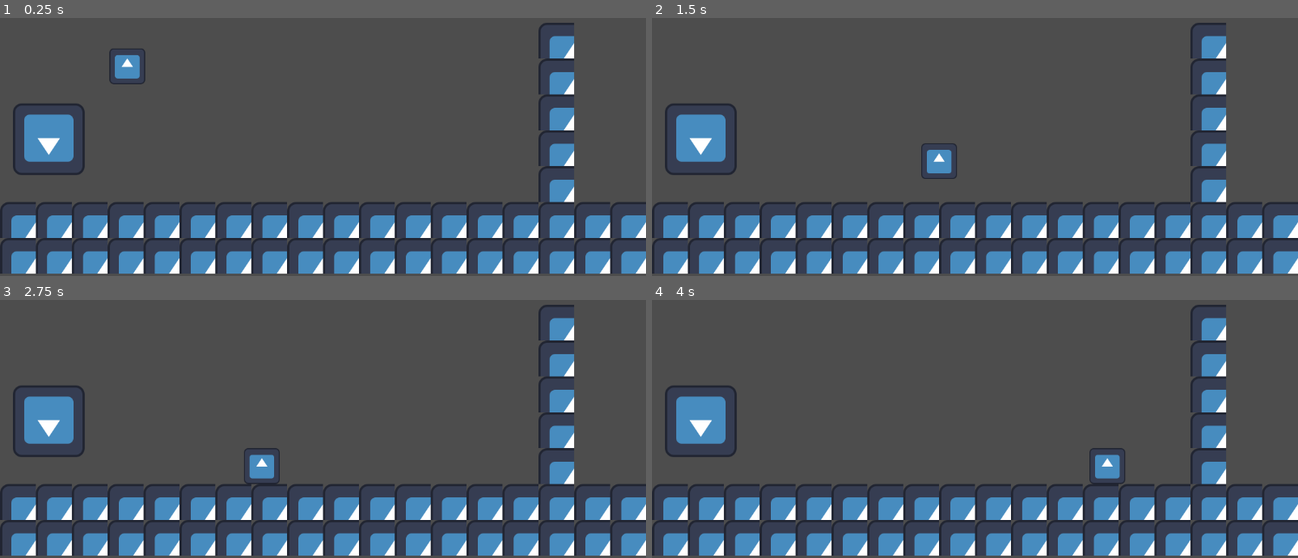
Above: before the commit, frames 1-4 (two rows, left to right).
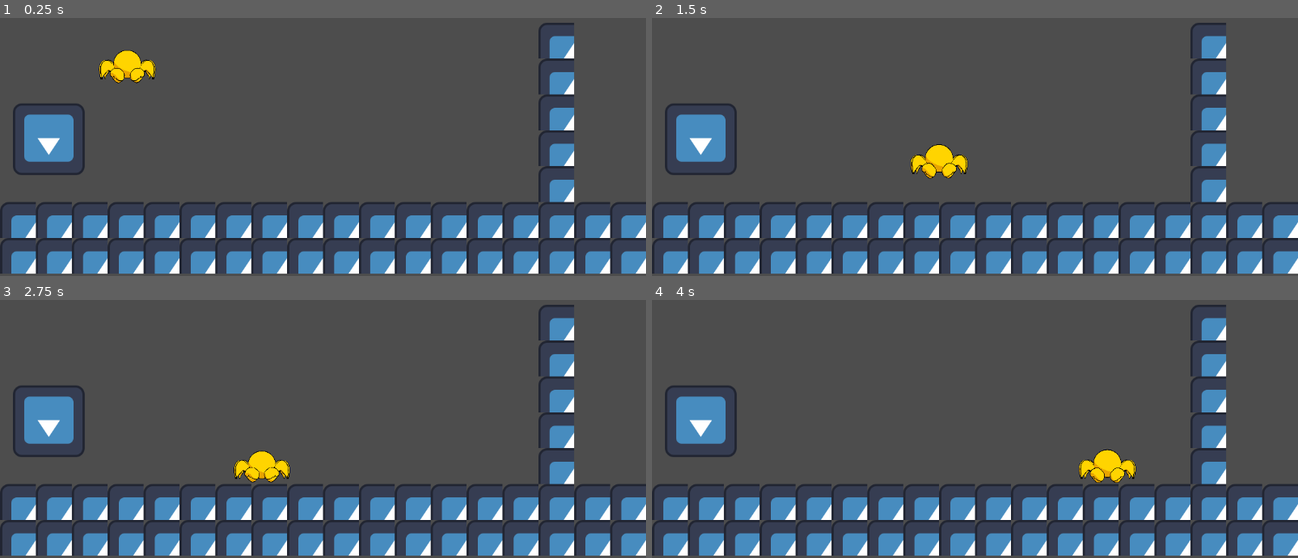
Above: after the commit, the same moments.

Repository: Will-Cupa/curvy-blast
Game: Godot game, scene res://scenes/tutoriel.tscn
Two runs of this game, one before a commit and one after it. Both use one fixed random seed, a clock stepped at 60 frames per second and the inputs below. The engine's default icon, where the game draws it, is replaced by a stand-in: a white triangle on a blue panel in a dark square.
Inputs:
- Up to frame 1 (0.25 s): no input
- Up to frame 2 (1.5 s): tap Enter (ui_accept) at 0.5, 0.77 s; hold Right (ui_right) from 0.53 s (still down)
- Up to frame 3 (2.75 s): tap Enter (ui_accept) at 1.52 s; release Right (ui_right) at 2.03 s; hold Left (ui_left) from 2.03 s (still down)
- Up to frame 4 (4 s): release Left (ui_left) at 2.78 s; hold Right (ui_right) from 2.78 s (still down); tap Enter (ui_accept) at 3.02, 3.77 s

The runs differ from the first frame. In frame 1, 0.8% of the frame differs, in the area x 15-25%, y 11-26%; in frame 2, 0.8%, in the area x 40-49%, y 48-63%; in frame 3, 0.8%; in frame 4, 0.8%.

Commit message:
animations

Diff:
--- a/curvy-blast-the-game/scenes/player.tscn
+++ b/curvy-blast-the-game/scenes/player.tscn
@@ -1,24 +1,97 @@
-[gd_scene load_steps=5 format=3 uid="uid://cjyn8on0dme0a"]
+[gd_scene load_steps=30 format=3 uid="uid://cjyn8on0dme0a"]
 
 [ext_resource type="Script" path="res://scripts/player.gd" id="1_dt2iw"]
-[ext_resource type="Texture2D" uid="uid://b6tvn3hbwbx6f" path="res://assets/icon.svg" id="1_gky4p"]
+[ext_resource type="Texture2D" uid="uid://dapk0j0uokqts" path="res://assets/launch/0001.png" id="2_q5oh0"]
+[ext_resource type="Texture2D" uid="uid://lp8qn718gske" path="res://assets/launch/0002.png" id="3_5bc4c"]
+[ext_resource type="Texture2D" uid="uid://sk40vcrtvvnq" path="res://assets/launch/0003.png" id="4_4lm52"]
+[ext_resource type="Texture2D" uid="uid://ibgojsch4yg8" path="res://assets/launch/0004.png" id="5_lqv5r"]
+[ext_resource type="Texture2D" uid="uid://b0rfu34txdofs" path="res://assets/launch/0005.png" id="6_ge1l3"]
+[ext_resource type="Texture2D" uid="uid://3ykgh26wwugr" path="res://assets/idle/0001.png" id="7_6lacy"]
+[ext_resource type="Texture2D" uid="uid://cnkd0twt8g1tk" path="res://assets/idle/0002.png" id="8_2cjer"]
+[ext_resource type="Texture2D" uid="uid://bbeivyvgk6ogc" path="res://assets/idle/0003.png" id="9_ed2j7"]
+[ext_resource type="Texture2D" uid="uid://dysexdvdyvtb1" path="res://assets/idle/0004.png" id="10_b0ww2"]
+[ext_resource type="Texture2D" uid="uid://cvtogndvb31u0" path="res://assets/idle/0005.png" id="11_xi8bt"]
+[ext_resource type="Texture2D" uid="uid://ddhorij2f2aa0" path="res://assets/idle/0006.png" id="12_6npxr"]
+[ext_resource type="Texture2D" uid="uid://bgypfqiug8yx1" path="res://assets/idle/0007.png" id="13_7isqx"]
+[ext_resource type="Texture2D" uid="uid://vgdcruwfrrnj" path="res://assets/idle/0008.png" id="14_4ysc3"]
+[ext_resource type="Texture2D" uid="uid://bjgprn6ullaoo" path="res://assets/idle/0009.png" id="15_cw0qh"]
+[ext_resource type="Texture2D" uid="uid://b76u2qfd8chwk" path="res://assets/idle/0010.png" id="16_0dvh8"]
+[ext_resource type="Texture2D" uid="uid://jckqnpshmhce" path="res://assets/idle/0011.png" id="17_j8j7n"]
+[ext_resource type="Texture2D" uid="uid://bp75swfw3u1lv" path="res://assets/walk/0001.png" id="18_bwph4"]
+[ext_resource type="Texture2D" uid="uid://bvawbt7jww35u" path="res://assets/walk/0002.png" id="19_g7av4"]
+[ext_resource type="Texture2D" uid="uid://bxo7a7244qwul" path="res://assets/walk/0003.png" id="20_e44m7"]
+[ext_resource type="Texture2D" uid="uid://dgtclm6hq3ifc" path="res://assets/walk/0004.png" id="21_r3sgv"]
+[ext_resource type="Texture2D" uid="uid://4rmdxvghyu2s" path="res://assets/walk/0005.png" id="22_5fp37"]
+[ext_resource type="Texture2D" uid="uid://b3uu0mam646pl" path="res://assets/walk/0006.png" id="23_mdvi4"]
+[ext_resource type="Texture2D" uid="uid://cp611dt6vwnjp" path="res://assets/walk/0007.png" id="24_llwnb"]
+[ext_resource type="Texture2D" uid="uid://cjascp54fe1gx" path="res://assets/walk/0008.png" id="25_s1xj2"]
+[ext_resource type="Texture2D" uid="uid://ni4pafhxmsq6" path="res://assets/walk/0009.png" id="26_2imjf"]
+[ext_resource type="Texture2D" uid="uid://muyqe5yr6o2h" path="res://assets/walk/0010.png" id="27_j0ba3"]
 
 [sub_resource type="SpriteFrames" id="SpriteFrames_ro566"]
 animations = [{
-"frames": [],
-"loop": true,
+"frames": [{
+"duration": 1.0,
+"texture": ExtResource("2_q5oh0")
+}, {
+"duration": 1.0,
+"texture": ExtResource("3_5bc4c")
+}, {
+"duration": 1.0,
+"texture": ExtResource("4_4lm52")
+}, {
+"duration": 1.0,
+"texture": ExtResource("5_lqv5r")
+}, {
+"duration": 1.0,
+"texture": ExtResource("6_ge1l3")
+}],
+"loop": false,
 "name": &"enVol",
-"speed": 5.0
+"speed": 15.0
 }, {
 "frames": [],
 "loop": true,
 "name": &"fall",
 "speed": 5.0
 }, {
-"frames": [],
+"frames": [{
+"duration": 1.0,
+"texture": ExtResource("7_6lacy")
+}, {
+"duration": 1.0,
+"texture": ExtResource("8_2cjer")
+}, {
+"duration": 1.0,
+"texture": ExtResource("9_ed2j7")
+}, {
+"duration": 1.0,
+"texture": ExtResource("10_b0ww2")
+}, {
+"duration": 1.0,
+"texture": ExtResource("11_xi8bt")
+}, {
+"duration": 1.0,
+"texture": ExtResource("12_6npxr")
+}, {
+"duration": 1.0,
+"texture": ExtResource("13_7isqx")
+}, {
+"duration": 1.0,
+"texture": ExtResource("14_4ysc3")
+}, {
+"duration": 1.0,
+"texture": ExtResource("15_cw0qh")
+}, {
+"duration": 1.0,
+"texture": ExtResource("16_0dvh8")
+}, {
+"duration": 1.0,
+"texture": ExtResource("17_j8j7n")
+}],
 "loop": true,
 "name": &"idle",
-"speed": 5.0
+"speed": 12.0
 }, {
 "frames": [],
 "loop": true,
@@ -30,10 +103,40 @@
 "name": &"jump",
 "speed": 5.0
 }, {
-"frames": [],
+"frames": [{
+"duration": 1.0,
+"texture": ExtResource("18_bwph4")
+}, {
+"duration": 1.0,
+"texture": ExtResource("19_g7av4")
+}, {
+"duration": 1.0,
+"texture": ExtResource("20_e44m7")
+}, {
+"duration": 1.0,
+"texture": ExtResource("21_r3sgv")
+}, {
+"duration": 1.0,
+"texture": ExtResource("22_5fp37")
+}, {
+"duration": 1.0,
+"texture": ExtResource("23_mdvi4")
+}, {
+"duration": 1.0,
+"texture": ExtResource("24_llwnb")
+}, {
+"duration": 1.0,
+"texture": ExtResource("25_s1xj2")
+}, {
+"duration": 1.0,
+"texture": ExtResource("26_2imjf")
+}, {
+"duration": 1.0,
+"texture": ExtResource("27_j0ba3")
+}],
 "loop": true,
 "name": &"walk",
-"speed": 5.0
+"speed": 12.0
 }]
 
 [sub_resource type="CircleShape2D" id="CircleShape2D_ib2r7"]
@@ -42,13 +145,13 @@
 [node name="Player" type="CharacterBody2D"]
 script = ExtResource("1_dt2iw")
 
-[node name="Sprite2D" type="Sprite2D" parent="."]
-scale = Vector2(0.5, 0.5)
-texture = ExtResource("1_gky4p")
-
 [node name="AnimatedSprite2D" type="AnimatedSprite2D" parent="."]
+position = Vector2(0, 5.96046e-08)
+scale = Vector2(0.150463, 0.150463)
 sprite_frames = SubResource("SpriteFrames_ro566")
-animation = &"walk"
+animation = &"enVol"
+frame = 4
+frame_progress = 1.0
 
 [node name="CollisionShape2D" type="CollisionShape2D" parent="."]
 shape = SubResource("CircleShape2D_ib2r7")
Binary file added: curvy-blast-the-game/assets/idle/0001.png
Not shown, added: curvy-blast-the-game/assets/idle/0001.png.import
Binary file added: curvy-blast-the-game/assets/idle/0002.png
Not shown, added: curvy-blast-the-game/assets/idle/0002.png.import
Binary file added: curvy-blast-the-game/assets/idle/0003.png
Not shown, added: curvy-blast-the-game/assets/idle/0003.png.import
Binary file added: curvy-blast-the-game/assets/idle/0004.png
Not shown, added: curvy-blast-the-game/assets/idle/0004.png.import
Binary file added: curvy-blast-the-game/assets/idle/0005.png
Not shown, added: curvy-blast-the-game/assets/idle/0005.png.import
Binary file added: curvy-blast-the-game/assets/idle/0006.png
Not shown, added: curvy-blast-the-game/assets/idle/0006.png.import
(and 40 more such lines)
